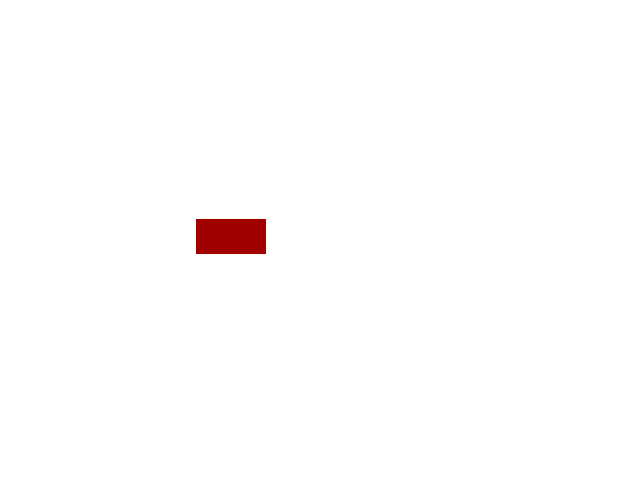
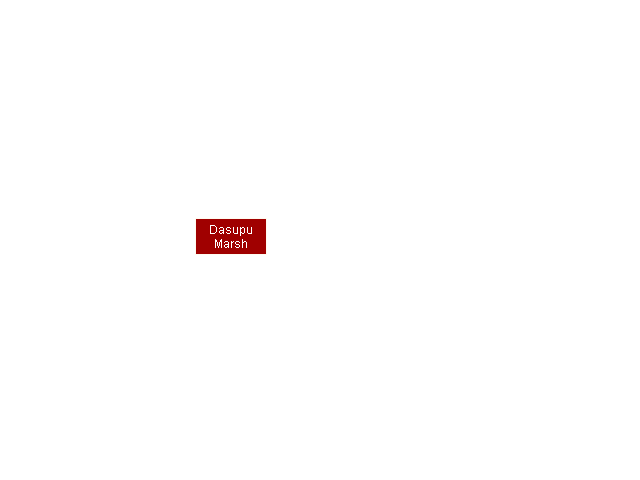
Layered file, before and after one edit (640 × 480). Changes by layer:
added layer "Dasupu ..." above "Pasted Layer" over <box>210,225,252,248</box>
